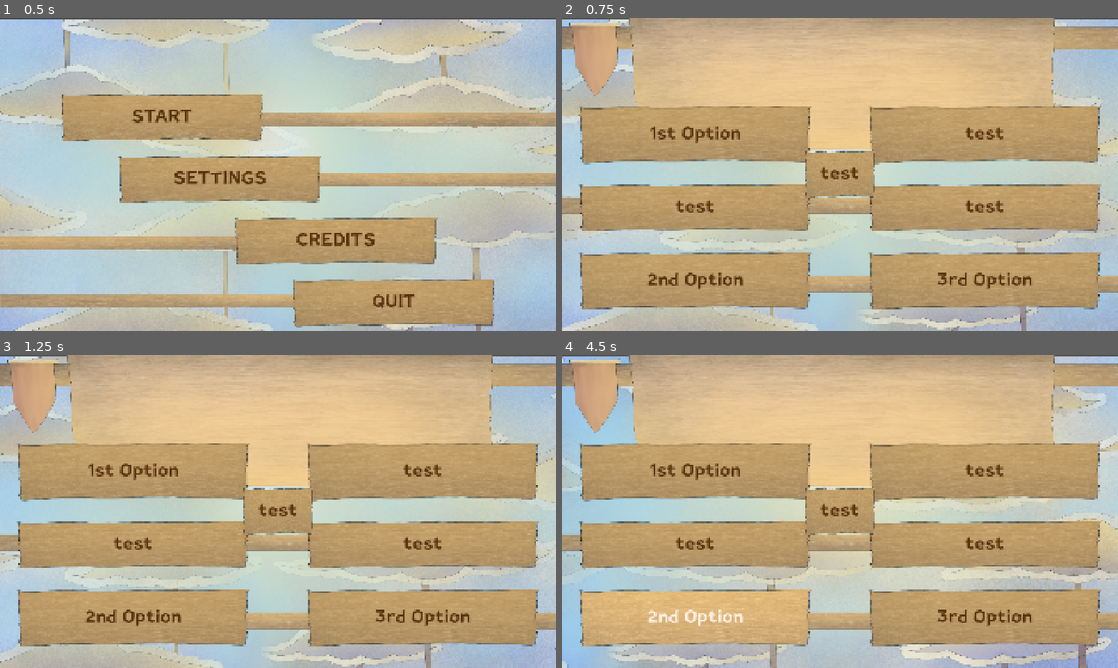
Above: before the commit, frames 1-4 (two rows, left to right).
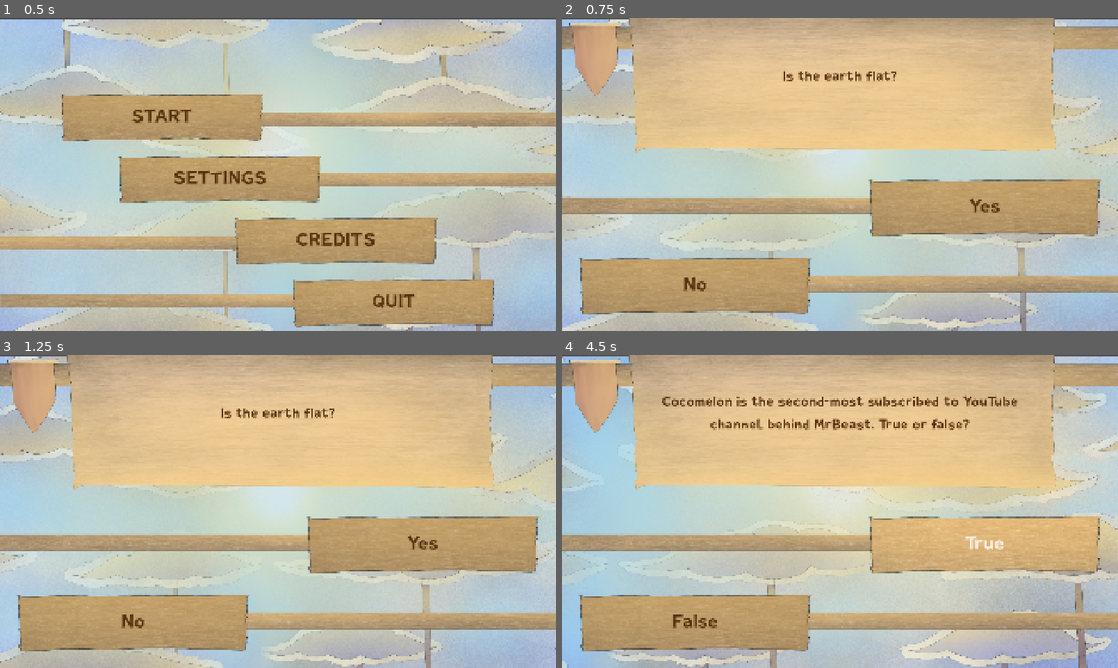
Above: after the commit, the same moments.

Repository: Mr-Patipa/Rockstair-Brackeys-Game-Jam-2026
Game: Godot game, scene res://Scenes/BaseGameScenes/MainMenu.tscn
Two runs of this game, one before a commit and one after it. Both use one fixed random seed, a clock stepped at 60 frames per second and the inputs below.
Inputs (mouse positions are in pixels of both pictures, inside the frame that each line leads up to):
- Up to frame 1 (0.5 s): no input
- Up to frame 2 (0.75 s): click "START" at 0.5 s
- Up to frame 3 (1.25 s): no input
- Up to frame 4 (4.5 s): click (695, 470) at 1.25 s, where only the run before the commit has a clickable "1st Option"; click "2nd Option" (after the commit: "Yes") at 2 s; click (984, 470) at 2.75 s, where only the run before the commit has a clickable "test"; click "3rd Option" (after the commit: "No") at 3.5 s; click "2nd Option" (after the commit: "True") at 4.25 s

Frame 1 is identical in both runs. In frame 2, 30% of the frame differs, in the area x 3-97%, y 17-95%; in frame 3, 30%; in frame 4, 40%, in the area x 3-97%, y 12-95%.
Error before the commit: Cannot call method 'get_children' on a null value. (res://Scripts/question_list_handler.gd:24)

Commit message:
PoC, Finish it Rust hehe

Diff:
--- a/brackey's-game/Scenes/BaseGameScenes/MainGame.tscn
+++ b/brackey's-game/Scenes/BaseGameScenes/MainGame.tscn
@@ -7,8 +7,9 @@
 [ext_resource type="PackedScene" uid="uid://byytvnd5yknhr" path="res://Scenes/Assets/option_button.tscn" id="2_vqjxk"]
 [ext_resource type="PackedScene" uid="uid://dnai8gsubyu16" path="res://Scenes/BackgroundScenes/CloudMovingLoop.tscn" id="4_7fcjw"]
 [ext_resource type="PackedScene" uid="uid://b3jbbxj128joe" path="res://Scenes/BaseGameScenes/end_screen.tscn" id="6_23hyt"]
+[ext_resource type="Script" uid="uid://c7aklhfnunr6i" path="res://Scripts/AudioManager/button_sfx.gd" id="7_6mant"]
 
-[node name="MainGame" type="Control" unique_id=2077785845 node_paths=PackedStringArray("Grid", "QuestionLabel", "QuestionScreen", "EndScreen")]
+[node name="MainGame" type="Control" unique_id=2077785845 node_paths=PackedStringArray("Grid", "QuestionLabel", "QuestionScreen", "EndScreen", "option_1_button", "option_2_button", "option_3_button", "option_4_button")]
 layout_mode = 3
 anchors_preset = 15
 anchor_right = 1.0
@@ -18,10 +19,14 @@
 script = ExtResource("1_4821y")
 QuestionList = ExtResource("2_5c1vb")
 OptionsBtn = ExtResource("2_vqjxk")
-Grid = NodePath("MultipleChoice/VBoxContainer2/GridContainer")
+Grid = NodePath("MultipleChoice/VBoxContainer2/MarginContainer/GridContainer")
 QuestionLabel = NodePath("MultipleChoice/VBoxContainer2/Label")
 QuestionScreen = NodePath("MultipleChoice")
 EndScreen = NodePath("EndScreen")
+option_1_button = NodePath("MultipleChoice/VBoxContainer2/MarginContainer/GridContainer/Option1Button")
+option_2_button = NodePath("MultipleChoice/VBoxContainer2/MarginContainer/GridContainer/Option2Button")
+option_3_button = NodePath("MultipleChoice/VBoxContainer2/MarginContainer/GridContainer/Option3Button")
+option_4_button = NodePath("MultipleChoice/VBoxContainer2/MarginContainer/GridContainer/Option4Button")
 
 [node name="Background01" parent="." unique_id=1911135473 instance=ExtResource("4_7fcjw")]
 layout_mode = 0
@@ -35,14 +40,31 @@
 z_index = 5
 layout_mode = 1
 
-[node name="OptionButton2" parent="MultipleChoice/VBoxContainer2/GridContainer" parent_id_path=PackedInt32Array(1727827449, 1326999927) index="1" unique_id=807665941 instance=ExtResource("2_vqjxk")]
-layout_mode = 2
+[node name="Option1Button" parent="MultipleChoice/VBoxContainer2/MarginContainer/GridContainer" parent_id_path=PackedInt32Array(1727827449, 1326999927) index="0" unique_id=487757268]
+script = ExtResource("7_6mant")
 
-[node name="OptionButton3" parent="MultipleChoice/VBoxContainer2/GridContainer" parent_id_path=PackedInt32Array(1727827449, 1326999927) index="2" unique_id=2123822097 instance=ExtResource("2_vqjxk")]
-layout_mode = 2
+[node name="Option2Button" parent="MultipleChoice/VBoxContainer2/MarginContainer/GridContainer" parent_id_path=PackedInt32Array(1727827449, 1326999927) index="1" unique_id=1915354358]
+script = ExtResource("7_6mant")
 
-[node name="OptionButton4" parent="MultipleChoice/VBoxContainer2/GridContainer" parent_id_path=PackedInt32Array(1727827449, 1326999927) index="3" unique_id=1309723414 instance=ExtResource("2_vqjxk")]
-layout_mode = 2
+[node name="Option3Button" parent="MultipleChoice/VBoxContainer2/MarginContainer/GridContainer" parent_id_path=PackedInt32Array(1727827449, 1326999927) index="2" unique_id=1574323103]
+script = ExtResource("7_6mant")
+
+[node name="Option4Button" parent="MultipleChoice/VBoxContainer2/MarginContainer/GridContainer" parent_id_path=PackedInt32Array(1727827449, 1326999927) index="3" unique_id=2045534842]
+script = ExtResource("7_6mant")
+
+[node name="VBoxContainer2_GridContainer#OptionButton" parent="MultipleChoice" index="2" unique_id=807665941]
+layout_mode = 0
+anchors_preset = 0
+anchor_left = 0.0
+anchor_top = 0.0
+anchor_right = 0.0
+anchor_bottom = 0.0
+offset_left = 0.0
+offset_top = 0.0
+offset_right = 240.0
+offset_bottom = 50.0
+grow_horizontal = 1
+grow_vertical = 1
 
 [node name="EndScreen" parent="." unique_id=169754229 instance=ExtResource("6_23hyt")]
 visible = false
--- a/brackey's-game/Scenes/TriviaLayoutScenes/MultipleChoice.tscn
+++ b/brackey's-game/Scenes/TriviaLayoutScenes/MultipleChoice.tscn
@@ -1,11 +1,7 @@
 [gd_scene format=3 uid="uid://dfti0s8i3sw4l"]
-
 
 [ext_resource type="Theme" uid="uid://spam7lnwgls4" path="res://Resources/Themes&StyleBox/UI.tres" id="1_3t1jb"]
 [ext_resource type="Texture2D" uid="uid://36bl8be1ct1o" path="res://Resources/Art/Bare UI Layout/Brackey Multiple choice without the interactable components.png" id="2_2s5mn"]
-
-[ext_resource type="PackedScene" uid="uid://byytvnd5yknhr" path="res://Scenes/Assets/option_button.tscn" id="1_d8oor"]
-
 
 [node name="MultipleChoice" type="Control" unique_id=1727827449]
 layout_mode = 3
@@ -57,7 +53,6 @@
 theme_override_constants/v_separation = 70
 columns = 2
 
-
 [node name="Option1Button" type="Button" parent="VBoxContainer2/MarginContainer/GridContainer" unique_id=487757268]
 custom_minimum_size = Vector2(800, 200)
 layout_mode = 2
@@ -77,6 +72,3 @@
 custom_minimum_size = Vector2(800, 200)
 layout_mode = 2
 text = "4th Option"
-
-[node name="OptionButton" parent="VBoxContainer2/GridContainer" unique_id=807665941 instance=ExtResource("1_d8oor")]
-layout_mode = 2
--- a/brackey's-game/Scenes/UI/BiggerButton.tscn
+++ /dev/null
@@ -1,21 +0,0 @@
-[gd_scene format=3 uid="uid://cmq2ih61fs7bg"]
-
-[ext_resource type="Texture2D" uid="uid://dg42me7t16d71" path="res://Resources/Art/BIG Button/Brackey choice ui.png" id="1_ml370"]
-[ext_resource type="Texture2D" uid="uid://dfspfbwpccu0u" path="res://Resources/Art/BIG Button/Brackey choice INTERACT.png" id="2_grk42"]
-[ext_resource type="Script" uid="uid://c7aklhfnunr6i" path="res://Scripts/AudioManager/button_sfx.gd" id="3_hl0ew"]
-
-[node name="BiggerButton" type="TextureButton" unique_id=1422226895]
-texture_normal = ExtResource("1_ml370")
-texture_hover = ExtResource("2_grk42")
-script = ExtResource("3_hl0ew")
-
-[node name="Label" type="Label" parent="." unique_id=1966800018]
-layout_mode = 1
-anchors_preset = 15
-anchor_right = 1.0
-anchor_bottom = 1.0
-grow_horizontal = 2
-grow_vertical = 2
-text = "test"
-horizontal_alignment = 1
-vertical_alignment = 1
--- a/brackey's-game/Scripts/question_list_handler.gd
+++ b/brackey's-game/Scripts/question_list_handler.gd
@@ -8,29 +8,58 @@
 @export var QuestionScreen : Control
 @export var EndScreen : Control
 
+@export_group("Option Button")
+@export var option_1_button: Button
+@export var option_2_button: Button
+@export var option_3_button: Button
+@export var option_4_button: Button
+
 var CurrentQuestion : int = 0 :
 	set(value):
 		CurrentQuestion = value
 		Show_Question_Answers()
 
-
-
 func _ready() -> void:
 	Show_Question_Answers()
 	GlobalSignalBus.on_answer_chosen.connect(Check_Status)
 
+func Show_Question_Answers() -> void:
+	var current_q = QuestionList.Questions[CurrentQuestion]
+	QuestionLabel.text = current_q.question
+	var answers = current_q.AnswerList
 
-func Show_Question_Answers() -> void:
-	for children in Grid.get_children():
-		children.queue_free()
+	if answers.size() == 2:
+		option_1_button.modulate.a = 0.0
+		option_1_button.mouse_filter = Control.MOUSE_FILTER_IGNORE
 
-	QuestionLabel.text = QuestionList.Questions[CurrentQuestion].question
+		option_2_button.text = answers[0].AnswerText
+		option_2_button.pressed.connect(Check_Status.bind(answers[0]))
 
-	for answer in QuestionList.Questions[CurrentQuestion].AnswerList:
-		var NewOptionBtn : Button = OptionsBtn.instantiate()
-		NewOptionBtn.text = answer.AnswerText
-		NewOptionBtn.pressed.connect(answer.Check_Answers)
-		Grid.add_child(NewOptionBtn)
+		option_3_button.text = answers[1].AnswerText
+		option_3_button.pressed.connect(Check_Status.bind(answers[1]))
+
+		option_4_button.modulate.a = 0.0
+		option_4_button.mouse_filter = Control.MOUSE_FILTER_IGNORE
+
+	elif answers.size() == 4:
+		option_1_button.modulate.a = 1.0
+		option_1_button.mouse_filter = Control.MOUSE_FILTER_STOP
+		option_1_button.text = answers[0].AnswerText
+		option_1_button.pressed.connect(Check_Status.bind(answers[0]))
+
+		option_2_button.text = answers[1].AnswerText
+		option_2_button.pressed.connect(Check_Status.bind(answers[1]))
+
+		option_3_button.text = answers[2].AnswerText
+		option_3_button.pressed.connect(Check_Status.bind(answers[2]))
+
+		option_4_button.modulate.a = 1.0
+		option_4_button.mouse_filter = Control.MOUSE_FILTER_STOP
+		option_4_button.text = answers[3].AnswerText
+		option_4_button.pressed.connect(Check_Status.bind(answers[3]))
+	else:
+		push_error("Question " + str(CurrentQuestion + 1) + " is neither T/F nor MC")
+
 
 func Check_Status(answer) -> void:
 	print(answer)
